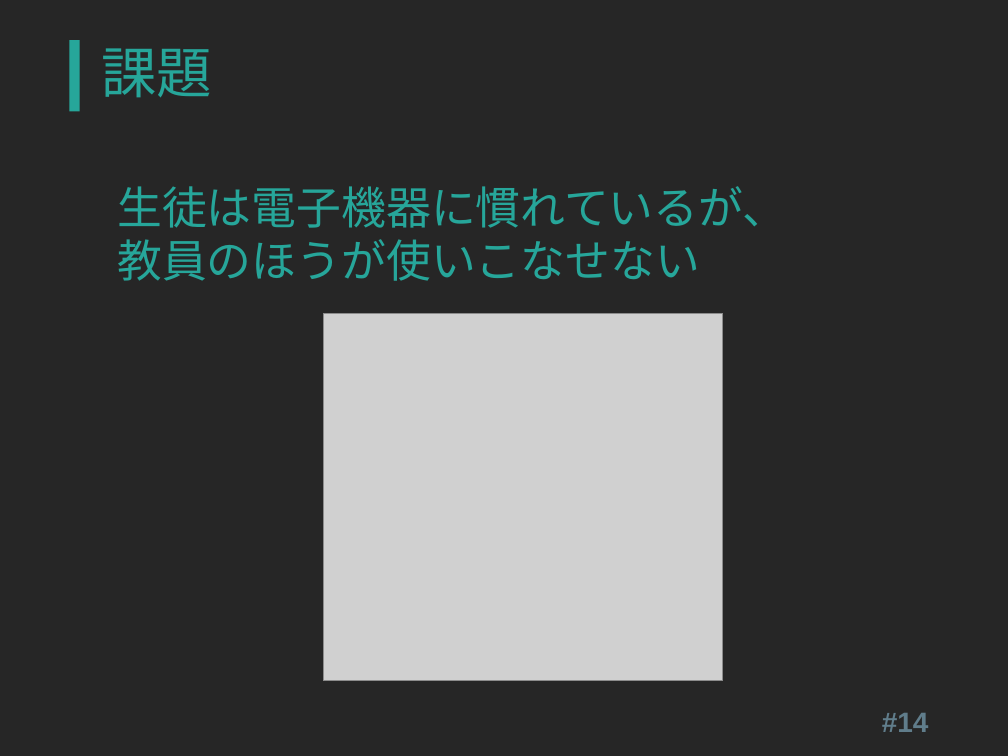
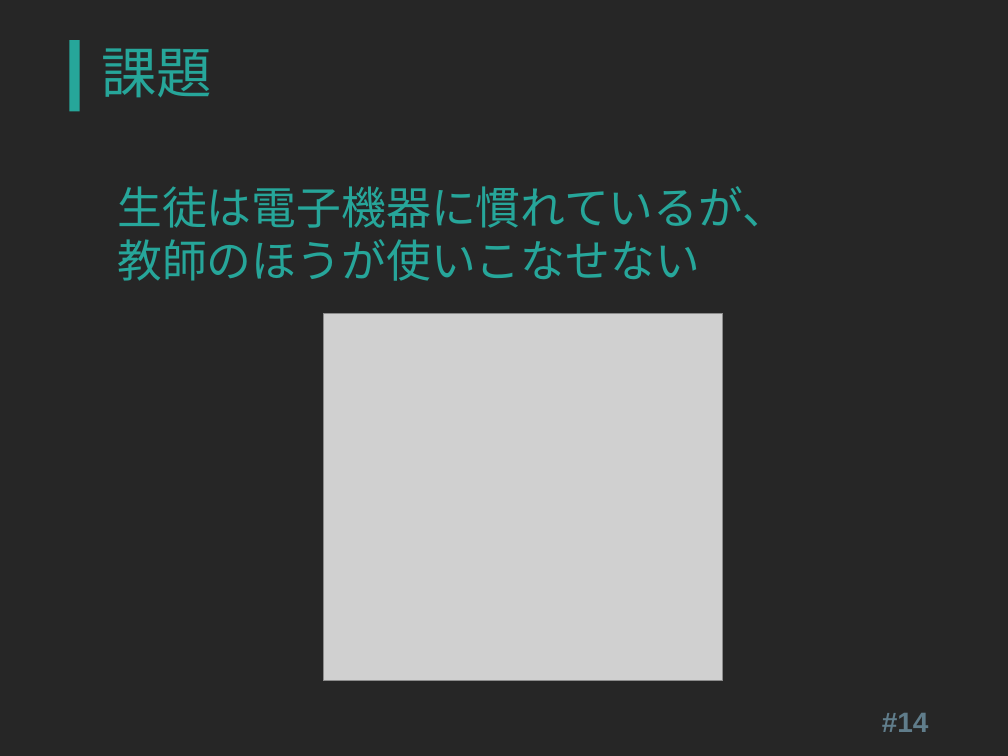
Before and after one commit to kinc-shinshu/smat-presentation, a slide deck: slide 14 of slide.pptx. Drawn at 1008x756 pixels with LibreOffice and Linux fonts; fonts in the diff are those of the drawing; grey boxes stand for pictures. Boxes give left, top, right and bottom in pixels: in the first picture for what was removed or moved away, otherwise in the second. Text is boxed around its words. In the diff, an @@ line names an element or a change of style, - is before the commit and + after.

```diff
--- a/slide.pptx
+++ b/slide.pptx
@@ text at [117, 239, 700, 281]: text changed @@
-教員のほうが使いこなせない
+教師のほうが使いこなせない
```
Also in this commit, not shown: 2 other slides changed, 1 slide added.
